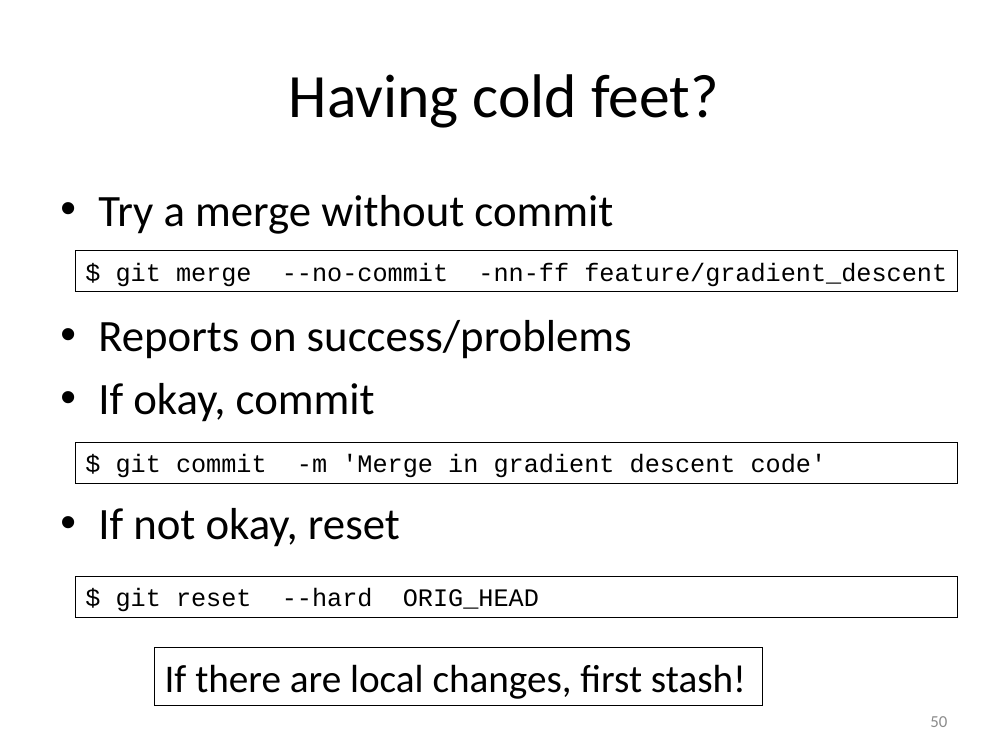
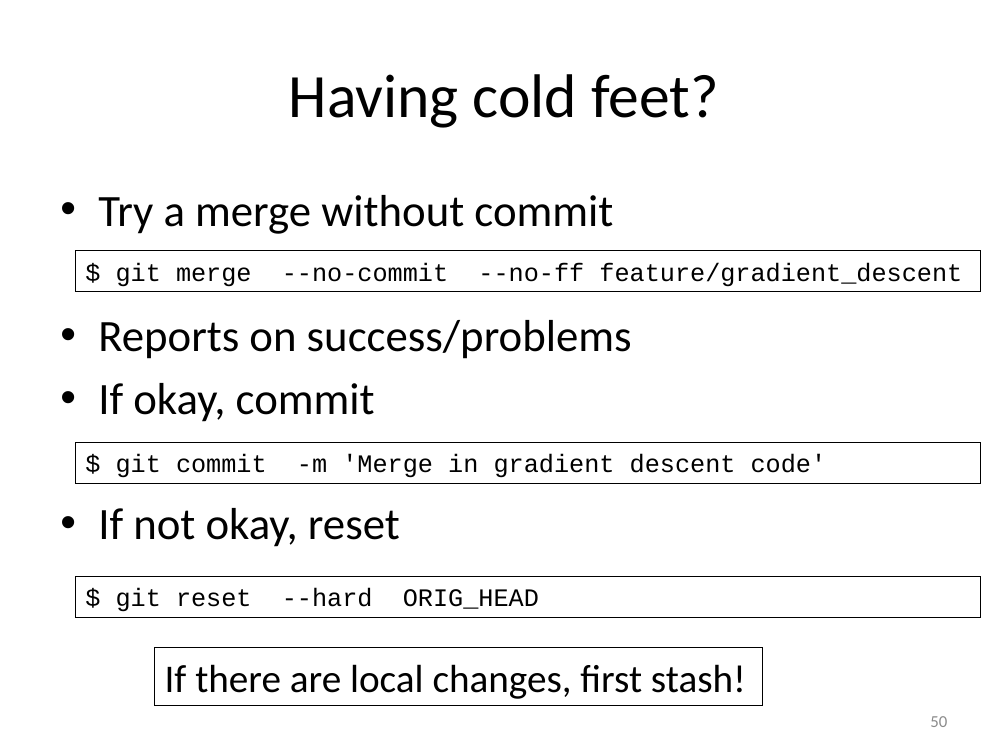
Before and after one commit to gjbex/training-material, a slide deck: slide 50 of LinuxTools/VersionControl/version_control_git.pptx. Drawn at 1008x756 pixels with LibreOffice and Linux fonts; fonts in the diff are those of the drawing. Boxes give left, top, right and bottom in pixels: in the first picture for what was removed or moved away, otherwise in the second. Text is boxed around its words. In the diff, an @@ line names an element or a change of style, - is before the commit and + after.

Commit message:
Fix typo

```diff
--- a/LinuxTools/VersionControl/version_control_git.pptx
+++ b/LinuxTools/VersionControl/version_control_git.pptx
@@ rectangle "$ git merge --no-commit --no-ff ...": place and size @@
-rectangle "$ git merge --no-commit --no-ff ..." at [76, 251, 958, 291]
+rectangle "$ git merge --no-commit --no-ff ..." at [76, 251, 981, 291]
@@ text in rectangle at [116, 262, 962, 287]: text changed @@
-$ git merge --no-commit -nn-ff feature/gradient_descent
+$ git merge --no-commit --no-ff feature/gradient_descent
@@ rectangle "$ git commit -m 'Merge ...": place and size @@
-rectangle "$ git commit -m 'Merge ..." at [76, 443, 958, 483]
+rectangle "$ git commit -m 'Merge ..." at [76, 443, 981, 483]
@@ rectangle "$ git reset --hard ORIG_HEAD": place and size @@
-rectangle "$ git reset --hard ORIG_HEAD" at [76, 577, 958, 617]
+rectangle "$ git reset --hard ORIG_HEAD" at [76, 577, 981, 617]
```
